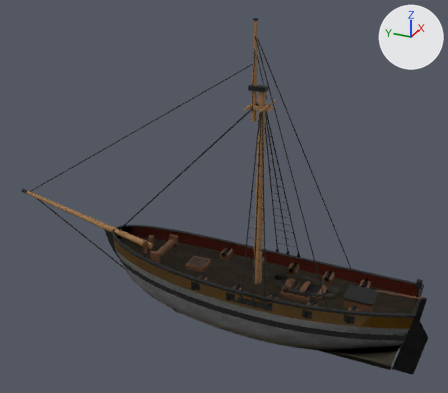
A saved change to the glTF model assets/ships/sloop/sloop.glb.
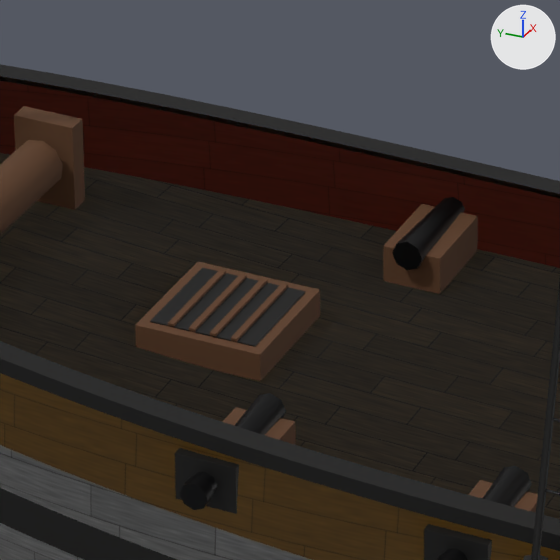
The first picture shows the older version from a camera (50 mm lens) standing at (-25.1, -7.9, 18.1) and looking at (0.2, 3.5, 5.4). The close-ups show the older and then the newer version on the part from 37% to 55% of the width and 56% to 76% of the height of that picture. Only the edits that show in the close-ups are written down. Arrows for +X, +Y and +Z are at upper right; the lights stay in place. Vertices at exactly the same position are counted once.

The scene before the commit, as lines of its bpy script (objects in view):
```python
me_hull = bpy.data.meshes.new('hull')
me_hull.from_pydata(...)  # 5324 vertices, 9210 faces; spans x -2.6..2.6, y -6.8..16.2, z -2.0..14.1
me_hull.materials.append(mat_bottom)
me_hull.materials.append(mat_topsides)
me_hull.materials.append(mat_strake)
me_hull.materials.append(mat_deck)
me_hull.materials.append(mat_inner)
me_hull.materials.append(mat_spar)  # brown #956e43
me_hull.materials.append(mat_wood)  # brown #5c3b21
me_hull.materials.append(mat_black)  # black #050403
me_hull.materials.append(mat_iron)  # black #101011
ob_hull = bpy.data.objects.new('hull', me_hull)
ob_hull.location = (0.0, 0.0, 0.0)
```
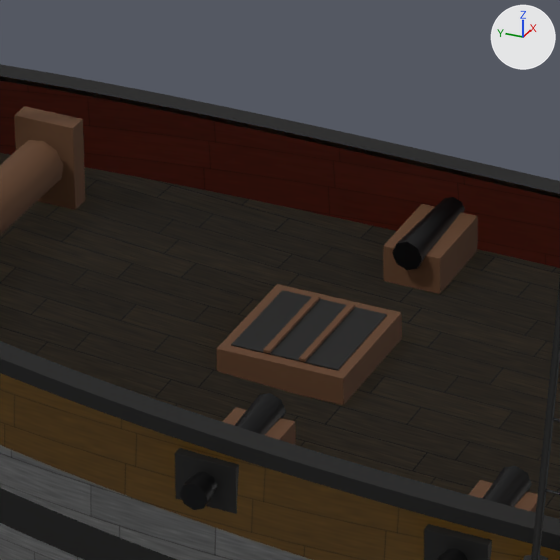
The edits, one by one:
me_hull is used by ob_hull; location (0.0, 0.0, 0.0).
me_hull had 5324 vertices, 9210 faces and spanned x -2.6..2.6, y -6.8..16.2, z -2.0..14.1.
me_hull now has 5560 vertices, 9692 faces and spans x -2.6..2.6, y -6.8..16.2, z -2.0..14.1.
me_hull part 1: the loose piece of 8 vertices spanning x -0.5..0.5, y 4.4..5.4, z 1.3..1.5 is moved by (0.0, -0.7, 0.0).
me_hull part 2: the loose piece of 8 vertices spanning x -0.4..0.4, y 4.8, z 1.5 is moved by (0.0, -0.4, 0.0).
me_hull part 3: the loose piece of 8 vertices spanning x -0.4..0.4, y 5.0, z 1.5 is moved by (0.0, -0.9, 0.0).
me_hull part 4: the loose piece of 8 vertices spanning x -0.4..0.4, y 5.1..5.2, z 1.5 is deleted.
me_hull part 5: the loose piece of 8 vertices spanning x -0.4..0.4, y 4.5..5.3, z 1.5 is deleted.
me_hull part 6: 6 faces spanning x -0.4..0.4, y 3.8..4.7, z 1.4..1.5 switch from mat_wood (brown #5c3b21) to mat_black (black #050403).
Other edits to the shape of me_hull do not show in these pictures.

Where the change shows, as pixel boxes [x1, y1, x2, y2] in the close-ups (560 x 560 px; the box of a moved part takes in the faces that stretch with it):
part 1 of me_hull, moved or reshaped: before [135, 262, 320, 381]; after [216, 284, 402, 405]
part 2 of me_hull, moved or reshaped: before [210, 279, 267, 338]; after [263, 295, 320, 354]
part 3 of me_hull, moved or reshaped: before [189, 274, 247, 332]; after [299, 303, 355, 362]
part 4 of me_hull, deleted (brown): before [168, 269, 226, 328]
part 5 of me_hull, deleted (black): before [150, 267, 306, 347]
part 6 of me_hull, recoloured: before [237, 285, 288, 341]; after [232, 290, 387, 371]
